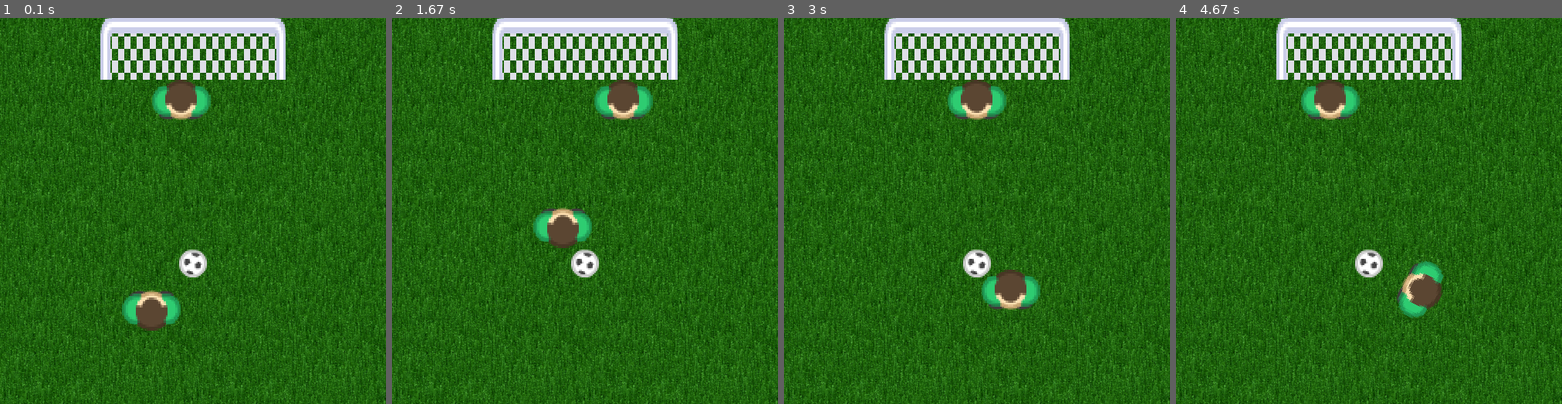
Above: before the commit, frames 1-4 (left to right).
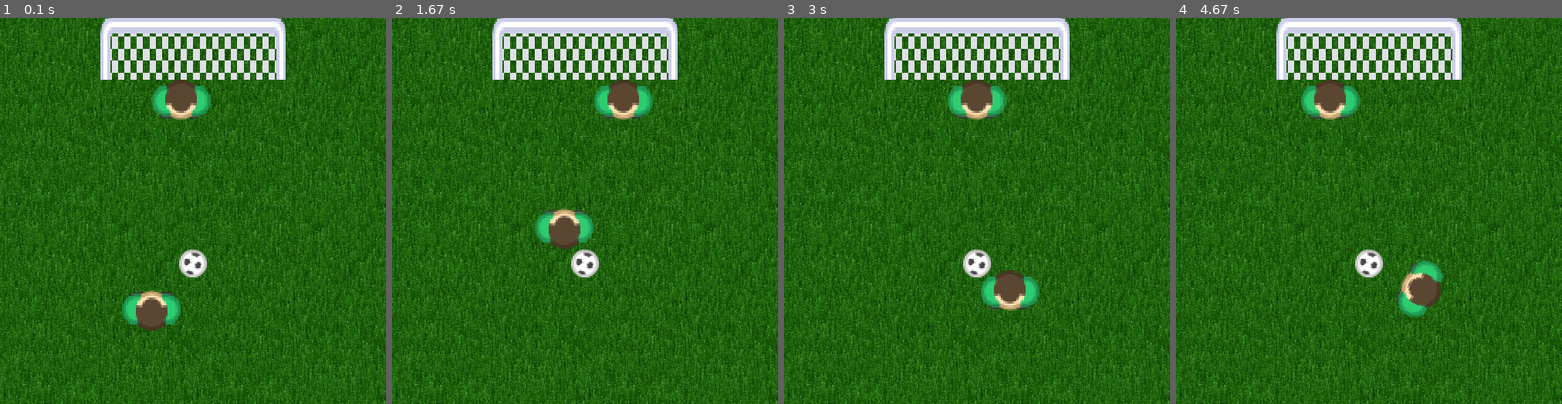
Above: after the commit, the same moments.

Repository: tara-nguyen/PyGame
Game: pygame game, started from MyFirstGameUsingClassesVer2.py
Two runs of this game, one before a commit and one after it. Both use one fixed random seed, a clock stepped at 60 frames per second and the inputs below.
Inputs:
- Up to frame 1 (0.1 s): no input
- Up to frame 2 (1.67 s): tap Space at 0.33, 1.23, 1.53 s; hold Up 1.17-1.63 s
- Up to frame 3 (3 s): hold Right 1.67-2.13 s; tap Space at 1.73, 2.03, 2.8 s; hold Down from 2.73 s (still down)
- Up to frame 4 (4.67 s): release Down at 3.03 s; hold Left 3.07-3.47 s; tap Space at 3.13, 3.43, 3.97, 4.27, 4.63 s; hold Right 3.9-4.53 s; hold Down from 4.57 s (still down)

The runs differ from the first frame. In frame 1, less than 0.1% of the frame differs, in the area x 33-54%, y 17-80%; in frame 2, 0.4%, in the area x 36-67%, y 17-60%; in frame 3, 0.3%; in frame 4, 0.3%.

Commit message:
Update PlayerClasses.py
Remove 3 methods in the Player class because they're unused: getFootSize, getBodySize, and getPlayerBox.

Diff:
--- a/PlayerClasses.py
+++ b/PlayerClasses.py
@@ -2,6 +2,7 @@
 use the following syntax: <module name as imported>.Player.__doc__'''
 
 import pygame, random, math
+import CroppingImages as crop
 import LineParams as line
 import MoveFunctions as move
 import NonplayerClasses as np
@@ -9,14 +10,12 @@
 class Player(np.Game):
     '''This class is a child class of Game, which is defined in the module
     NonplayerClass.py. It's also the parent class of Goalkeeper and Outfielder.
-    This class has the following methods: __init__, load, getFootSize,
-    getBodySize, setStartPos, adjustStartPos, blitFeet, blitBody, getStartPos,
-    getCenter, setCenterPos, getCenterPos, getMidpoint, getRotation,
-    getPlayerBox, getBodyAngle, getFootAngle, setMovingRotation,
-    getMovingRotation, feetToFront, setStep, getDistanceMoved, getDistanceToBall,
-    getEnding, moveAroundBall, moveStraight, moveToBall, updatePlayer,
-    updateFeet, chooseKickingFoot, prepareBallKick, updateKickingFoot, and
-    checkBallTouch.
+    This class has the following methods: __init__, load, getCenter,
+    setStartPos, adjustStartPos, blitFeet, blitBody, getStartPos, setCenterPos,
+    getCenterPos, getMidpoint, getRotation, getBodyAngle, getFootAngle,
+    setMovingRotation, getMovingRotation, feetToFront, setStep, getDistanceMoved, getDistanceToBall, getEnding, moveAroundBall,
+    moveStraight, moveToBall, updatePlayer, updateFeet, chooseKickingFoot,
+    prepareBallKick, updateKickingFoot, and checkBallTouch.
     To get a brief description of each method, use the following syntax:
         <module name as imported>.Player.<method name>.__doc__'''
     def __init__(self, screenSize):
@@ -27,51 +26,40 @@
         self.body = None
 
     def load(self, imageName1, imageName2):
-        '''This function loads images of the player's feet and body into PyGame
+        '''This function loads images of the player's foot and body into PyGame
         and rotates them 90 degrees counterclockwise.'''
-        # temporary sizes of the feet and of the body
-        footWidth, footHeight = 44, 30
-        bodyWidth, bodyHeight = 52, 76
-        self.lFoot = np.Game.loadImage(self, imageName1, footWidth, footHeight)
+        # load images
+        self.lFoot = np.Game.loadImage(self, imageName1, 44, 30)
+        self.body = np.Game.loadImage(self, imageName2, 52, 76)
+        # rotate 90 degrees clockwise
+        self.lFoot = pygame.transform.rotate(self.lFoot, 90)
         self.rFoot = self.lFoot
-        self.body = np.Game.loadImage(self, imageName2, bodyWidth, bodyHeight)
-        # rotate
-        self.lFoot = pygame.transform.rotate(self.lFoot, 90)
-        self.rFoot = pygame.transform.rotate(self.rFoot, 90)
         self.body = pygame.transform.rotate(self.body, 90)
         # duplicates to hold the images at the start of the program (i.e.,
         # before any change/movement has been made)
         self.footStart = self.lFoot
         self.bodyStart = self.body
-
-    def getFootSize(self):
-        '''This function returns the size of the feet.'''
-        self.footWidth = self.lFoot.get_rect().width
-        self.footHeight = self.lFoot.get_rect().height
-        return self.footWidth, self.footHeight
-
-    def getBodySize(self):
-        '''This function returns the size of the body.'''
-        self.bodyWidth = self.body.get_rect().width
-        self.bodyHeight = self.body.get_rect().height
-        return self.bodyWidth, self.bodyHeight
+        # holder variables for the centers at the start of the program
+        self.footCenterStart = self.footStart.get_rect().center
+        self.bodyCenterStart = self.bodyStart.get_rect().center
+
+    def getCenter(self):
+        '''This function returns the centers of the feet and the body.'''
+        self.footCenter = self.lFoot.get_rect().center
+        self.bodyCenter = self.body.get_rect().center
+        return self.footCenter, self.bodyCenter
 
     def setStartPos(self):
         '''This function sets the positions where the feet and the body will be
         drawn, assuming that the player will be facing upward at the start of
         the program.'''
-        self.footCenter, self.bodyCenter = self.getCenter()   # center points
-        # holder variables for the centers at the start of the program
-        self.footCenterStart = self.footCenter
-        self.bodyCenterStart = self.bodyCenter
+        self.getCenter()   # center points
         # coordinates of the body center at the start of the program
         self.bodyCenterPos = (self.bodyStartPos[0]+self.bodyCenterStart[0],
                               self.bodyStartPos[1]+self.bodyCenterStart[1])
-        # how many pixels of the feet stick out from the front of the body
-        self.feetOut = 1
         # position of the feet
-        self.lFootStartPos = (self.bodyCenterPos[0]-self.getFootSize()[0]-1,
-                              self.bodyStartPos[1]-self.feetOut)
+        self.lFootStartPos = (self.bodyCenterPos[0]-self.footCenter[0]*2-1,
+                              self.bodyStartPos[1])
         self.rFootStartPos = self.bodyCenterPos[0]+1, self.lFootStartPos[1]
         # coordinates of the foot centers at the start of the program
         self.lFootCenterPos = (self.lFootStartPos[0]+self.footCenterStart[0],
@@ -133,12 +121,6 @@
         start of the program.'''
         return [self.lFootStartPos, self.rFootStartPos, self.bodyStartPos]
 
-    def getCenter(self):
-        '''This function returns the centers of the feet and the body.'''
-        self.footCenter = self.lFoot.get_rect().center
-        self.bodyCenter = self.body.get_rect().center
-        return self.footCenter, self.bodyCenter
-
     def setCenterPos(self, bodyPart, X, Y):
         '''This function sets a new position for the center of one of the feet
         or the center of the body.'''
@@ -171,42 +153,6 @@
         self.currentRot = line.getParams(self.getMidpoint(),
                                          self.getCenterPos()[2])[3]
         return self.currentRot
-
-    def getPlayerBox(self):
-        '''This function returns the coordinates of the four corners of the box
-        which the player's body occupies'''
-        # square of the distance between the body center & one corner of the box
-        diagSqr = self.bodyCenterStart[0]**2+self.bodyCenterStart[1]**2
-        # direction the player is currently facing (angle measured in degrees)
-        currentRot = self.getRotation()
-        if np.getTrig(currentRot)[0] * np.getTrig(currentRot)[1] <= 0:
-            # difference in coordinates between the body center
-            # and the first corner
-            x1Diff = self.getCenter()[1][0]
-            y1Diff = math.sqrt(diagSqr - x1Diff**2)
-            # difference in coordinates between the body center
-            # and the third corner
-            y3Diff = self.getCenter()[1][1]
-            x3Diff = math.sqrt(diagSqr - y3Diff**2)
-        else:
-            # difference in coordinates between the body center
-            # and the first corner
-            y1Diff = self.getCenter()[1][1]
-            x1Diff = math.sqrt(diagSqr - y1Diff**2)
-            # difference in coordinates between the body center
-            # and the first corner
-            x3Diff = self.getCenter()[1][0]
-            y3Diff = math.sqrt(diagSqr - x3Diff**2)
-        # the four corners
-        corner1 = (self.getCenterPos()[2][0]+x1Diff,
-                   self.getCenterPos()[2][1]+y1Diff)
-        corner2 = (self.getCenterPos()[2][0]-x1Diff,
-                   self.getCenterPos()[2][1]-y1Diff)
-        corner3 = (self.getCenterPos()[2][0]+x3Diff,
-                   self.getCenterPos()[2][1]-y3Diff)
-        corner4 = (self.getCenterPos()[2][0]-x3Diff,
-                   self.getCenterPos()[2][1]+y3Diff)
-        return corner1, corner2, corner3, corner4
 
     def getBodyAngle(self, target):
         '''This function returns the angle (measured in degrees) of the body
@@ -338,8 +284,7 @@
         newCenterPos, rotate = move.moveStraight(
             self.getCenter()[1], self.getCenterPos()[2], direction,
             stepX=self.stepX, stepY=self.stepY,
-            boundaryX=[self.feetOut,self.screenWidth-self.feetOut],
-            boundaryY=[self.feetOut,self.screenHeight-self.feetOut])
+            boundaryX=[0,self.screenWidth], boundaryY=[0,self.screenHeight])
         if newCenterPos != self.getCenterPos()[2]:   # body moving
             self.moved = True
             # distance moved
@@ -363,8 +308,7 @@
         # point to which the body will move and direction the player will
         # face when he reaches that point
         endPoint, endAngle = self.getEnding(
-            ballCenterPos,
-            self.bodyCenterStart[1]+self.feetOut+ballCenter[1],
+            ballCenterPos, self.bodyCenterStart[1]+ballCenter[1],
             self.getBodyAngle(ballCenterPos))
         # move body
         newCenterPos, rotate = move.moveToPoint(
